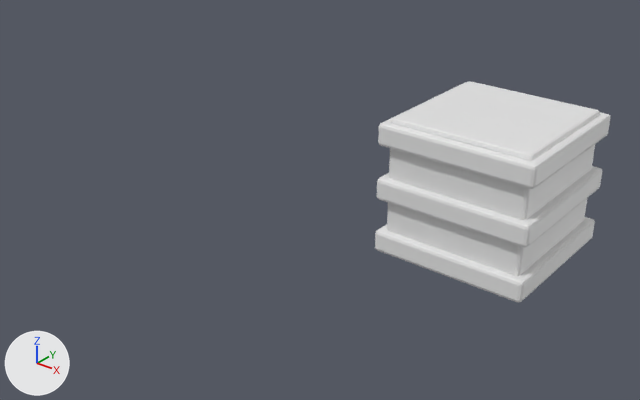
The FBX model Assets/FBX/generated/SM_Ship_CargoFreighter_01_Reactor.fbx: old version first, new version second.
Rendered twice from a 50 mm camera at (372.0, -738.0, 373.0) aimed at (-37.0, -228.0, 57.0). Lighting does not change. The marker at lower left points along +X, +Y and +Z. The first picture is the older version.

Names of what the first picture shows: 'SM_Ship_CargoFreighter_01_Reactor'.
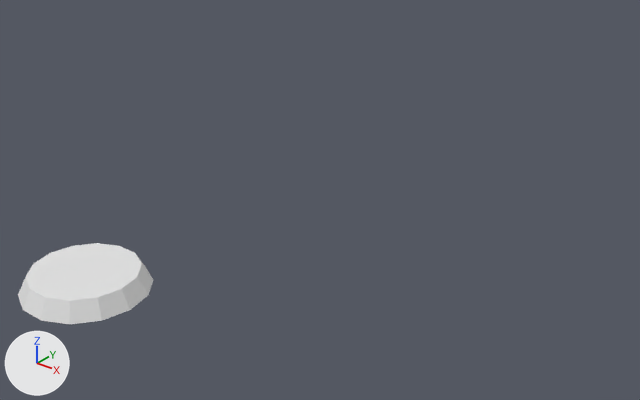
Boxes [x1, y1, x2, y2] around the edits, measured in the pictures (640 x 400 px):
'SM_Ship_CargoFreighter_01_Reactor', reshaped, moved (42% narrower, 63% shorter)
    before: [375, 81, 610, 302]
    after: [18, 243, 153, 324]
part 1 of me_cube_064, added
    after: [18, 243, 153, 324]
part 2 of me_cube_064, deleted
    before: [387, 81, 600, 276]
part 3 of me_cube_064, deleted
    before: [375, 217, 595, 302]
part 4 of me_cube_064, deleted
    before: [377, 166, 602, 247]
part 5 of me_cube_064, deleted
    before: [378, 82, 610, 189]

The change, as a list of edits to the scene's bpy script:
```text
Change me_cube_064:
    used by ob_sm_ship_cargofreighter_01_reactor; location = (0.0, 0.0, 0.0)
    remove me_cube_064.from_pydata(...)  # 224 vertices, 216 faces; spans x -82.0..82.0, y -82.0..82.0, z -74.0..74.0
    add me_cube_064.from_pydata(...)  # 28 vertices, 16 faces; spans x -37.0..37.0, y -36.0..36.0, z -5.0..6.0
    me_cube_064 part 1: a new loose piece, a 14-sided cut cone along z (radius 37.0 at the low end, 32.0 at the high end) spanning x -37.0..37.0, y -36.0..36.0, z -5.0..6.0, in mat_m_reactor_block (white #e7e7e7)
    me_cube_064 part 2: the loose piece of 56 vertices spanning x -74.0..74.0, y -74.0..74.0, z -74.0..74.0 is deleted
    me_cube_064 part 3: the loose piece of 56 vertices spanning x -82.0..82.0, y -82.0..82.0, z -69.0..-46.0 is deleted
    me_cube_064 part 4: the loose piece of 56 vertices spanning x -82.0..82.0, y -82.0..82.0, z -12.0..12.0 is deleted
    me_cube_064 part 5: the loose piece of 56 vertices spanning x -82.0..82.0, y -82.0..82.0, z 46.0..69.0 is deleted
Change ob_sm_ship_cargofreighter_01_reactor:
    ob_sm_ship_cargofreighter_01_reactor.location: (0.0, 0.0, 0.0) -> (0.0, -484.1, 115.1)
```
